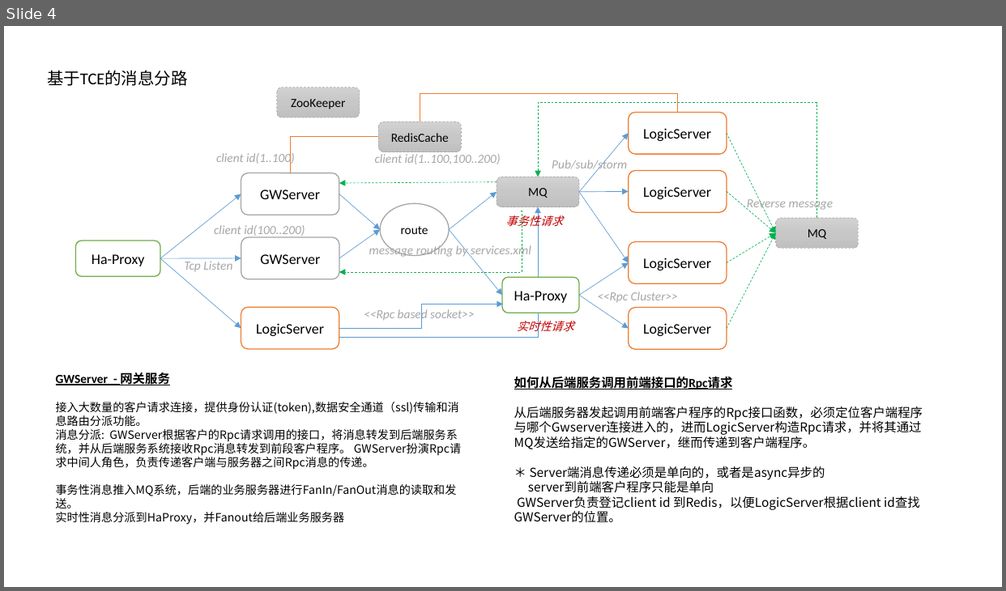
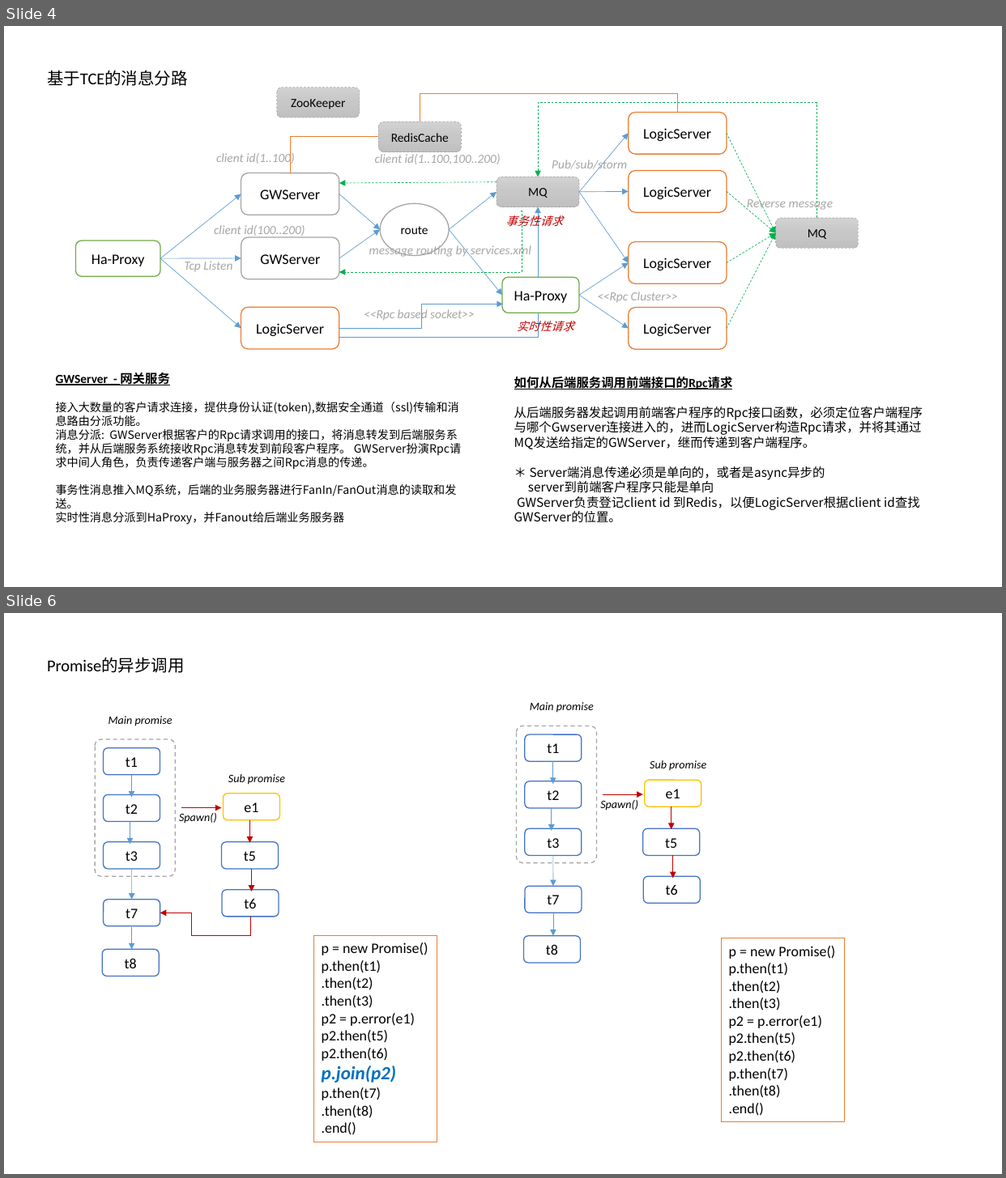
Before and after one commit to adoggie/TCE, a slide deck: doc/tce_protocal_internal.pptx. Shown one above the other, each under a label of ours: slide 4 before the commit, slides 4 and 6 after it; the slides between them are not shown. The pictures are 1006x591 and 1006x1178 pixels, drawn with LibreOffice and Linux fonts; fonts in the diff are those of the drawing. Boxes give left, top, right and bottom in pixels: in the first picture for what was removed or moved away, otherwise in the second. Text is boxed around its words. In the diff, an @@ line names an element or a change of style, - is before the commit and + after.

Commit message:
增加 Java Promise

```diff
--- a/doc/tce_protocal_internal.pptx
+++ b/doc/tce_protocal_internal.pptx
@@ slide 6 added at [4, 613, 1002, 1174], background #FFFFFF @@
@@ text added at [47, 658, 185, 673], 16 pt, text #000000 @@
+Promise的异步调用
@@ group added at [516, 702, 706, 964]: 9 rounded rectangles, 7 arrows, 3 texts @@
+t1
+t2
+t3
+e1
+t7
+t5
+t6
+t8
+Main promise
+Sub promise
+Spawn()
@@ group added at [95, 716, 285, 977]: 9 rounded rectangles, 7 arrows, 3 texts, 1 elbow arrow @@
+t1
+t2
+t3
+e1
+t7
+t5
+t6
+t8
+Main promise
+Sub promise
+Spawn()
@@ rectangle added at [314, 935, 437, 1142], fill #FFFFFF, outline #ED7D31 1 pt, 14 pt, text #000000 @@
+p = new Promise()
+p.then(t1)
+.then(t2)
+.then(t3)
+p2 = p.error(e1)
+p2.then(t5)
+p2.then(t6)
+p.join(p2)
+p.then(t7)
+.then(t8)
+.end()
@@ rectangle added at [721, 939, 844, 1122], fill #FFFFFF, outline #ED7D31 1 pt, 14 pt, text #000000 @@
+p = new Promise()
+p.then(t1)
+.then(t2)
+.then(t3)
+p2 = p.error(e1)
+p2.then(t5)
+p2.then(t6)
+p.then(t7)
+.then(t8)
+.end()
```
Also in this commit, not shown: 1 other slide added, 3 other files.
